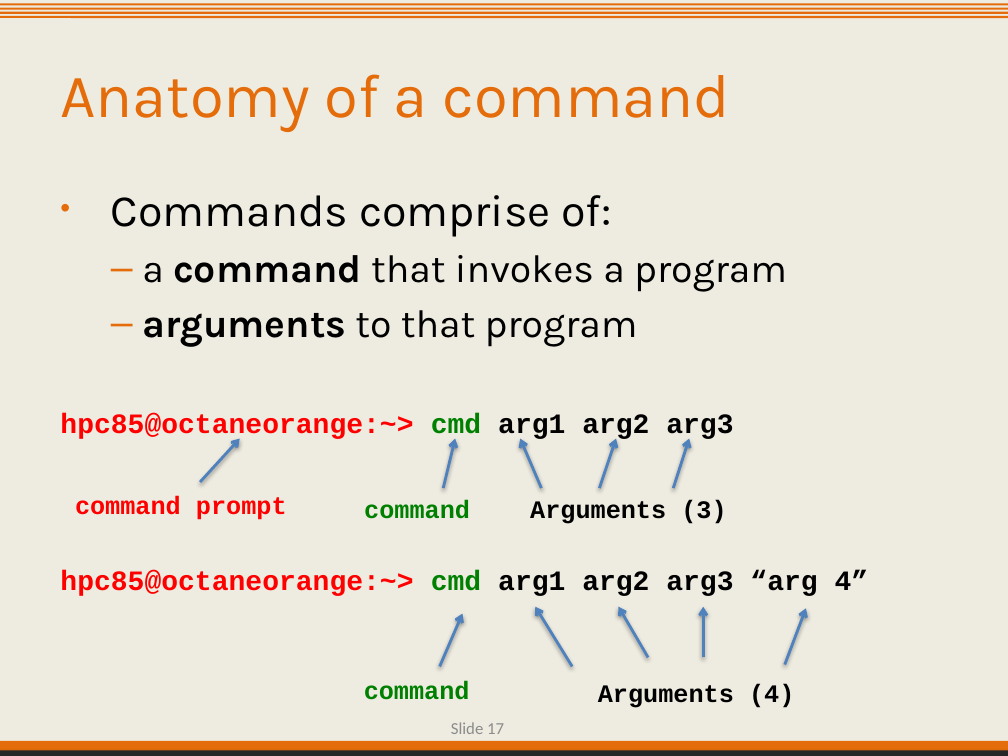
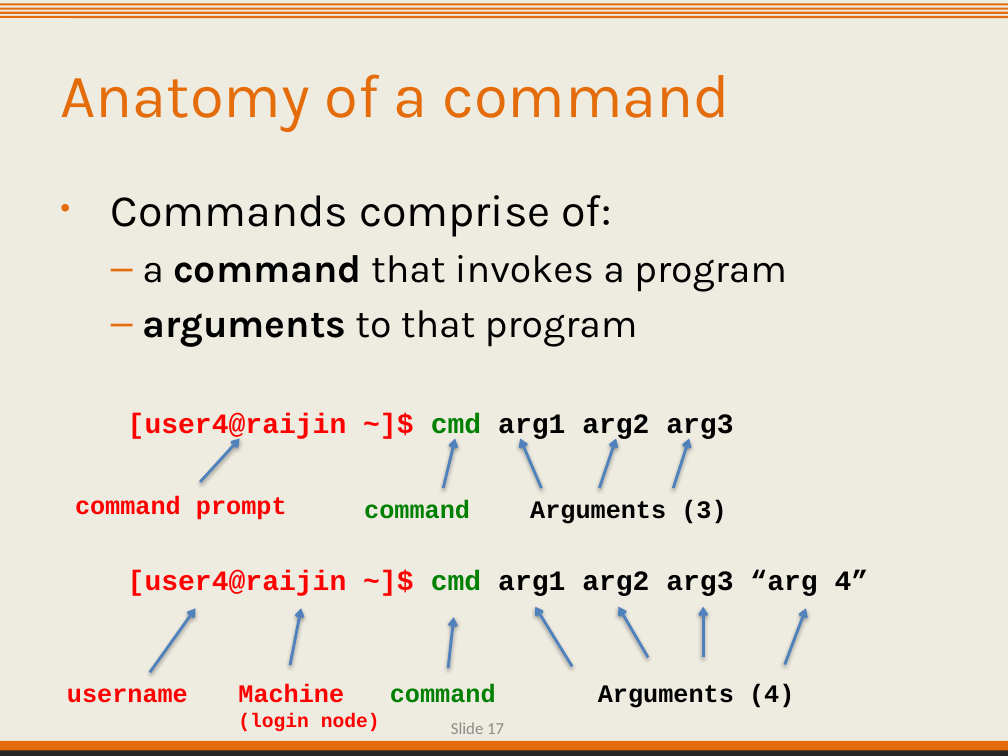
Before and after one commit to IntersectAustralia/TrainingMaterials, a slide deck: slide 17 of hpc1/01 Shell Primer - Slides.pptx. Drawn at 1008x756 pixels with LibreOffice and Linux fonts; fonts in the diff are those of the drawing; background and template pictures are left out. Boxes give left, top, right and bottom in pixels: in the first picture for what was removed or moved away, otherwise in the second. Text is boxed around its words. In the diff, an @@ line names an element or a change of style, - is before the commit and + after.

Commit message:
Modified HPC1 slides (both pptx and pdf versions) for Raijin course

```diff
--- a/hpc1/01 Shell Primer - Slides.pptx
+++ b/hpc1/01 Shell Primer - Slides.pptx
@@ text at box(128, 413, 869, 596): text changed @@
-hpc85@octaneorange:~> cmd arg1 arg2 arg3
-hpc85@octaneorange:~> cmd arg1 arg2 arg3 “arg 4”
+[user4@raijin ~]$ cmd arg1 arg2 arg3
+[user4@raijin ~]$ cmd arg1 arg2 arg3 “arg 4”
@@ arrow added from (150, 672) to (196, 609), #4F81BD 2 pt @@
@@ arrow added from (290, 665) to (301, 609), #4F81BD 2 pt @@
@@ arrow moved from (439, 666) - (463, 614) to (449, 668) - (454, 617) @@
@@ text added at box(67, 688, 188, 703), 18 pt, text #FF0000, bold @@
+username
@@ text added at box(238, 684, 380, 731), 14 pt, text #FF0000, bold @@
+Machine
+(login node)
@@ text "command": place and size @@
-text "command" at box(364, 681, 470, 700)
+text "command" at box(390, 684, 496, 703)
```
Also in this commit, not shown: 10 other slides changed, 5 other files.
